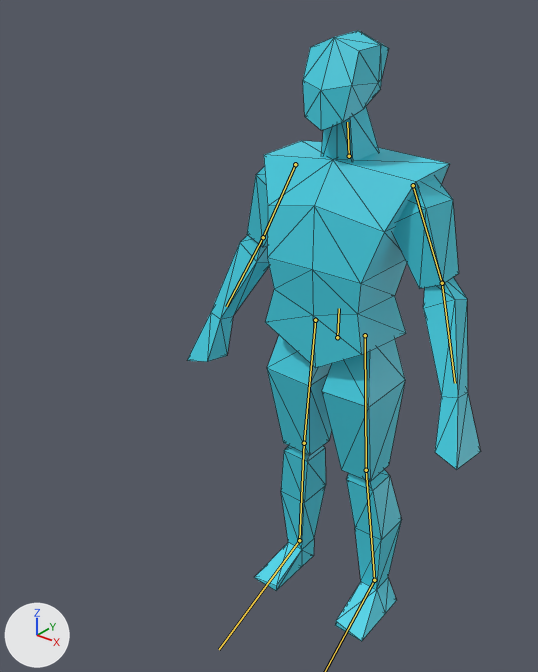
The glTF model assets/graphics/player/Player.glb, before and after one commit.
Camera for both pictures: a camera (50 mm lens) standing at (1.148, -1.779, 2.065) and looking at (-0.143, -0.166, 1.064). The lights are fixed; the arrows at lower left show +X, +Y and +Z. The picture after the commit comes second. The bones that bend it are drawn over the model as lines. Mesh edges are drawn as thin lines.
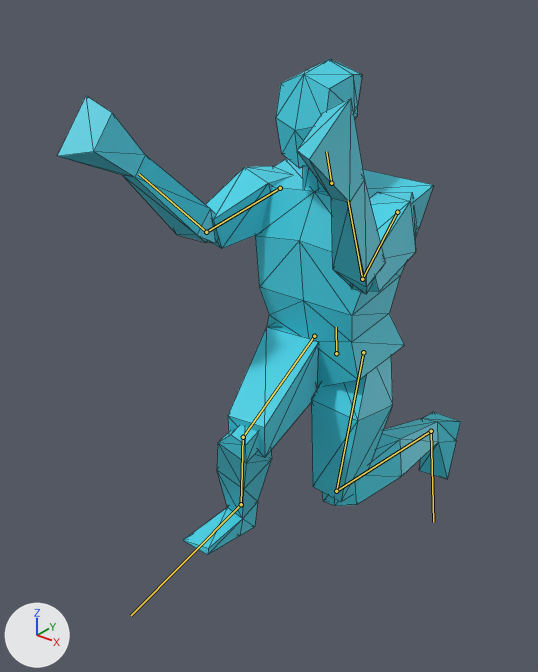
The newer file adds an action. The first version stands in its rest pose; the second is drawn at frame 0 of the action 'jump_air_loop'.

Location of each change, (x1, y1, x2, y2) in pixels of the pictures (538 x 672 px):
'Cube', posed (37% wider, 19% shorter)
    before: (187, 30, 480, 641)
    after: (58, 59, 461, 555)
bone 'body', root to tip
    before: (337, 337) to (339, 308)
    after: (336, 353) to (336, 327)
bone 'upperarm.l', root to tip
    before: (413, 185) to (442, 283)
    after: (397, 212) to (362, 279)
bone 'lowerarm.l', root to tip
    before: (442, 283) to (455, 383)
    after: (362, 279) to (348, 200)
bone 'upperleg.l', root to tip
    before: (365, 335) to (366, 470)
    after: (363, 352) to (336, 491)
bone 'lowerleg.l', root to tip
    before: (366, 470) to (374, 580)
    after: (336, 491) to (431, 431)
bone 'upperarm.r', root to tip
    before: (295, 164) to (263, 237)
    after: (280, 188) to (206, 232)
bone 'lowerarm.r', root to tip
    before: (263, 237) to (226, 306)
    after: (206, 232) to (139, 174)
bone 'upperleg.r', root to tip
    before: (315, 320) to (304, 443)
    after: (314, 336) to (243, 437)
bone 'lowerleg.r', root to tip
    before: (304, 443) to (299, 540)
    after: (243, 437) to (241, 504)
bone 'foot.r', root to tip
    before: (299, 540) to (219, 649)
    after: (241, 504) to (131, 615)

Edits to the bpy script that builds the scene:
```text
Change bone_body:
    where bone_body = bpy.data.objects['Armature'].pose.bones['body']
    bone_body.location: (0.0, 0.0, 0.0) -> (0.0, -0.057, -0.002)
    bone_body.rotation_quaternion: (1.0, 0.0, 0.0, 0.0) -> (0.997, 0.074, 0.0, 0.0)  # degrees (0, 0, 0) -> degrees (9, 0, 0)
Change bone_upperarm_l:
    where bone_upperarm_l = bpy.data.objects['Armature'].pose.bones['upperarm.l']  # child of 'body'
    bone_upperarm_l.rotation_quaternion: (1.0, 0.0, 0.0, 0.0) -> (0.788, 0.58, -0.189, -0.081)  # degrees (0, 0, 0) -> degrees (75, -12, -21)
Change bone_lowerarm_l:
    where bone_lowerarm_l = bpy.data.objects['Armature'].pose.bones['lowerarm.l']  # child of 'upperarm.l'
    bone_lowerarm_l.rotation_quaternion: (1.0, 0.0, 0.0, 0.0) -> (0.836, 0.542, -0.08, 0.032)  # degrees (0, 0, 0) -> degrees (66, -10, -2)
Change bone_upperleg_l:
    where bone_upperleg_l = bpy.data.objects['Armature'].pose.bones['upperleg.l']  # child of 'body'
    bone_upperleg_l.rotation_quaternion: (1.0, 0.0, 0.0, 0.0) -> (-0.984, -0.174, 0.005, 0.047)  # degrees (0, 0, 0) -> degrees (20, 0, -5)
Change bone_lowerleg_l:
    where bone_lowerleg_l = bpy.data.objects['Armature'].pose.bones['lowerleg.l']  # child of 'upperleg.l'
    bone_lowerleg_l.rotation_quaternion: (1.0, 0.0, 0.0, 0.0) -> (0.649, -0.748, 0.0, 0.137)  # degrees (0, 0, 0) -> degrees (-97, 12, 10)
Change bone_foot_l:
    where bone_foot_l = bpy.data.objects['Armature'].pose.bones['foot.l']  # child of 'lowerleg.l'
    bone_foot_l.rotation_quaternion: (1.0, 0.0, 0.0, 0.0) -> (0.989, 0.084, -0.047, -0.112)  # degrees (0, 0, 0) -> degrees (10, -4, -13)
Change bone_upperarm_r:
    where bone_upperarm_r = bpy.data.objects['Armature'].pose.bones['upperarm.r']  # child of 'body'
    bone_upperarm_r.rotation_quaternion: (1.0, 0.0, 0.0, 0.0) -> (0.769, 0.603, 0.2, 0.073)  # degrees (0, 0, 0) -> degrees (79, 13, 21)
Change bone_lowerarm_r:
    where bone_lowerarm_r = bpy.data.objects['Armature'].pose.bones['lowerarm.r']  # child of 'upperarm.r'
    bone_lowerarm_r.rotation_quaternion: (1.0, 0.0, 0.0, 0.0) -> (0.908, 0.412, 0.066, -0.027)  # degrees (0, 0, 0) -> degrees (49, 8, 0)
Change bone_upperleg_r:
    where bone_upperleg_r = bpy.data.objects['Armature'].pose.bones['upperleg.r']  # child of 'body'
    bone_upperleg_r.rotation_quaternion: (1.0, 0.0, 0.0, 0.0) -> (-0.722, -0.684, 0.093, -0.049)  # degrees (0, 0, 0) -> degrees (87, -12, -3)
Change bone_lowerleg_r:
    where bone_lowerleg_r = bpy.data.objects['Armature'].pose.bones['lowerleg.r']  # child of 'upperleg.r'
    bone_lowerleg_r.rotation_quaternion: (1.0, 0.0, 0.0, 0.0) -> (0.66, -0.739, 0.0, -0.135)  # degrees (0, 0, 0) -> degrees (-95, -12, -11)
Change bone_foot_r:
    where bone_foot_r = bpy.data.objects['Armature'].pose.bones['foot.r']  # child of 'lowerleg.r'
    bone_foot_r.rotation_quaternion: (1.0, 0.0, 0.0, 0.0) -> (0.964, 0.23, 0.135, 0.014)  # degrees (0, 0, 0) -> degrees (27, 15, 5)
```
